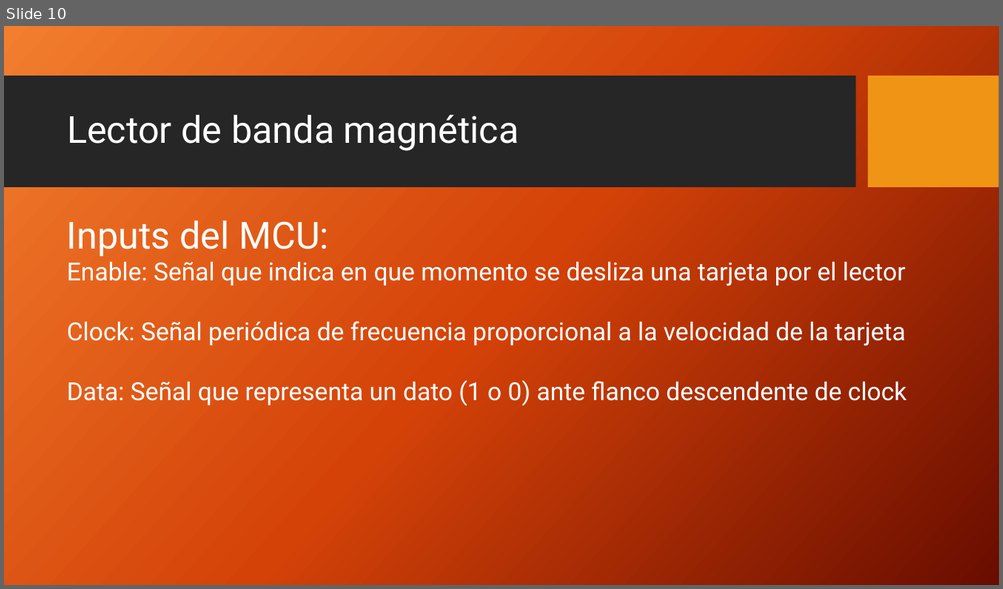
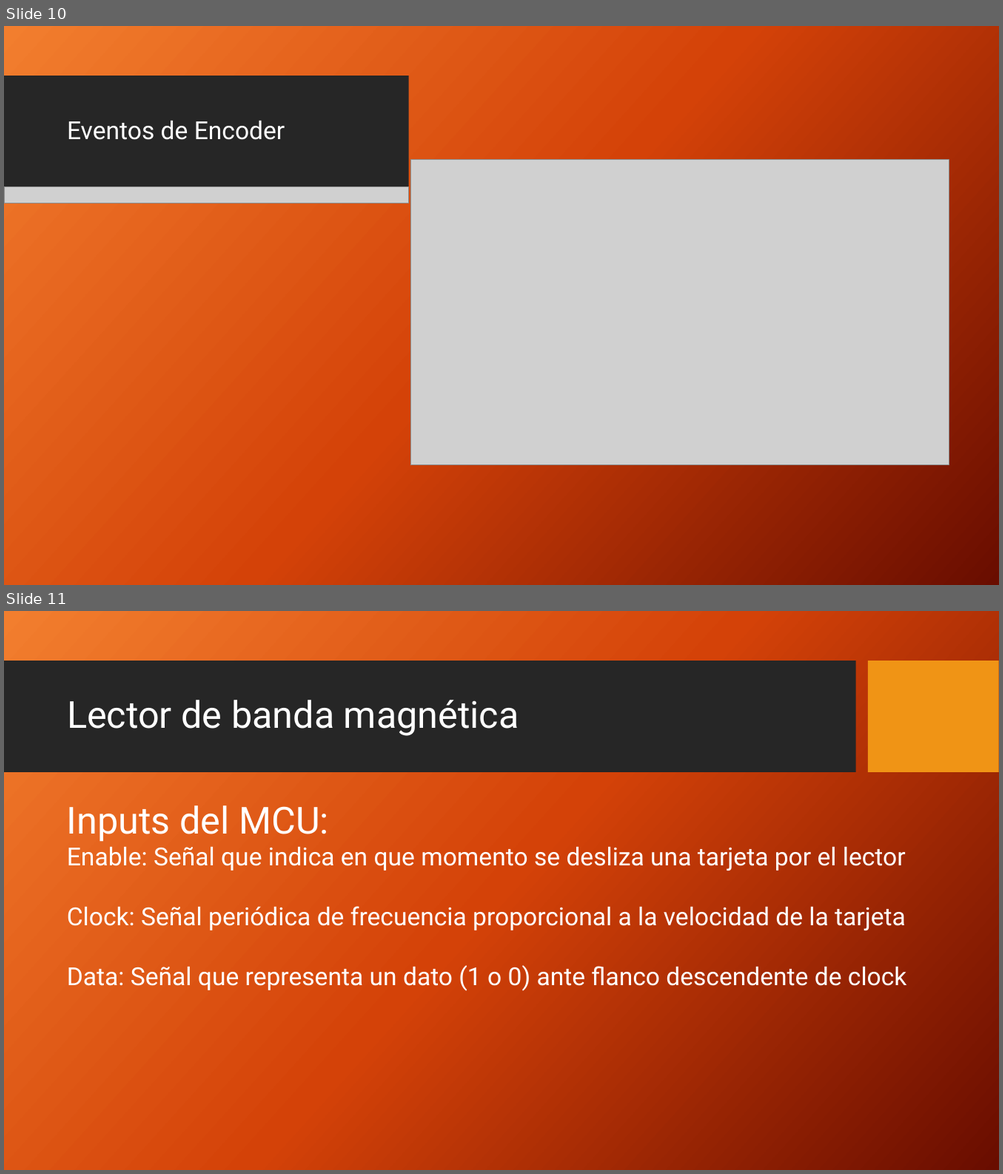
Before and after one commit to mlarroque/TP1-LABmicros, a slide deck: Control de Acceso.pptx. Shown one above the other, each under a label of ours: slide 10 before the commit, slides 10 and 11 after it. The pictures are 1003x589 and 1003x1174 pixels, drawn with LibreOffice and Linux fonts; fonts in the diff are those of the drawing; grey boxes stand for pictures; background and template pictures are left out. Boxes give left, top, right and bottom in pixels: in the first picture for what was removed or moved away, otherwise in the second. Text is boxed around its words. In the diff, an @@ line names an element or a change of style, - is before the commit and + after.

Commit message:
ppt y embellecimiento del encoder etc

```diff
--- a/Control de Acceso.pptx
+++ b/Control de Acceso.pptx
@@ slide 10 added at [4, 26, 999, 585], background picture (left out); not listed: 2 template elements that a slide beside it also shows @@
@@ rectangle added at [4, 26, 999, 585], fill gradient #F18031 to #D54209 to #6A0D00 @@
@@ rectangle added at [4, 76, 408, 188], fill #262626 @@
@@ title added at [67, 120, 285, 140], 24 pt, text #FFFFFF @@
+Eventos de Encoder
@@ picture added at [410, 159, 948, 466] @@
@@ picture added at [4, 187, 408, 203] @@
@@ what was slide 10 is now slide 11 @@
```
Also in this commit, not shown: 6 slides changed, 1 other slide added, 1 slide removed, 29 other files.
